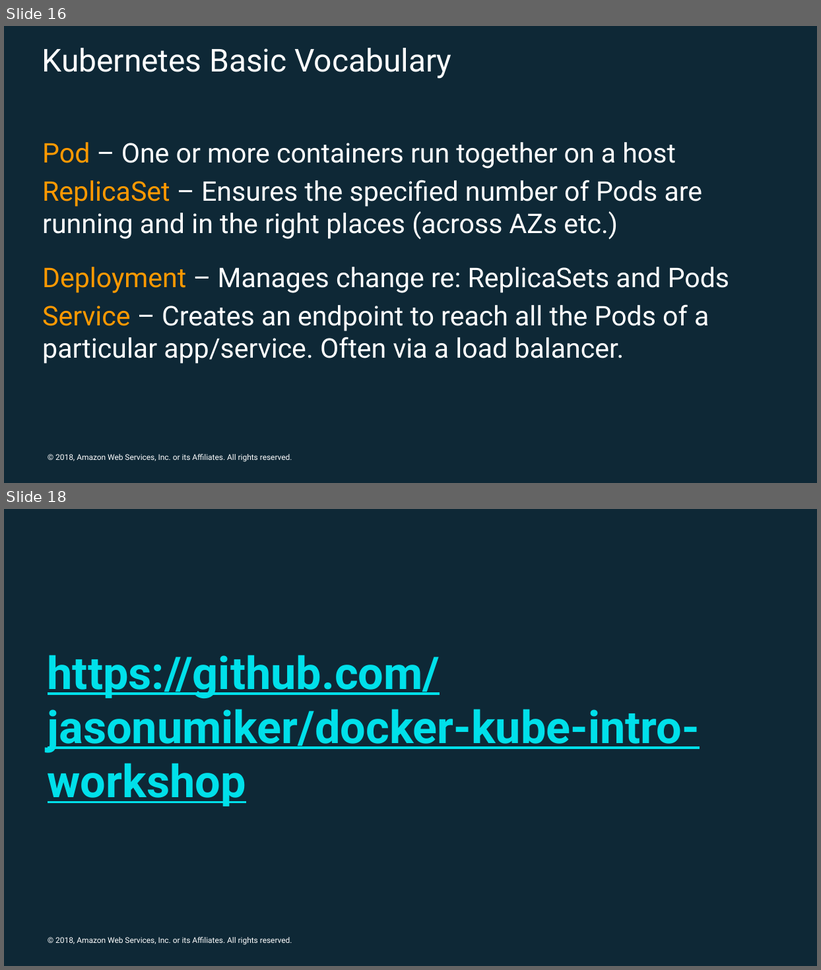
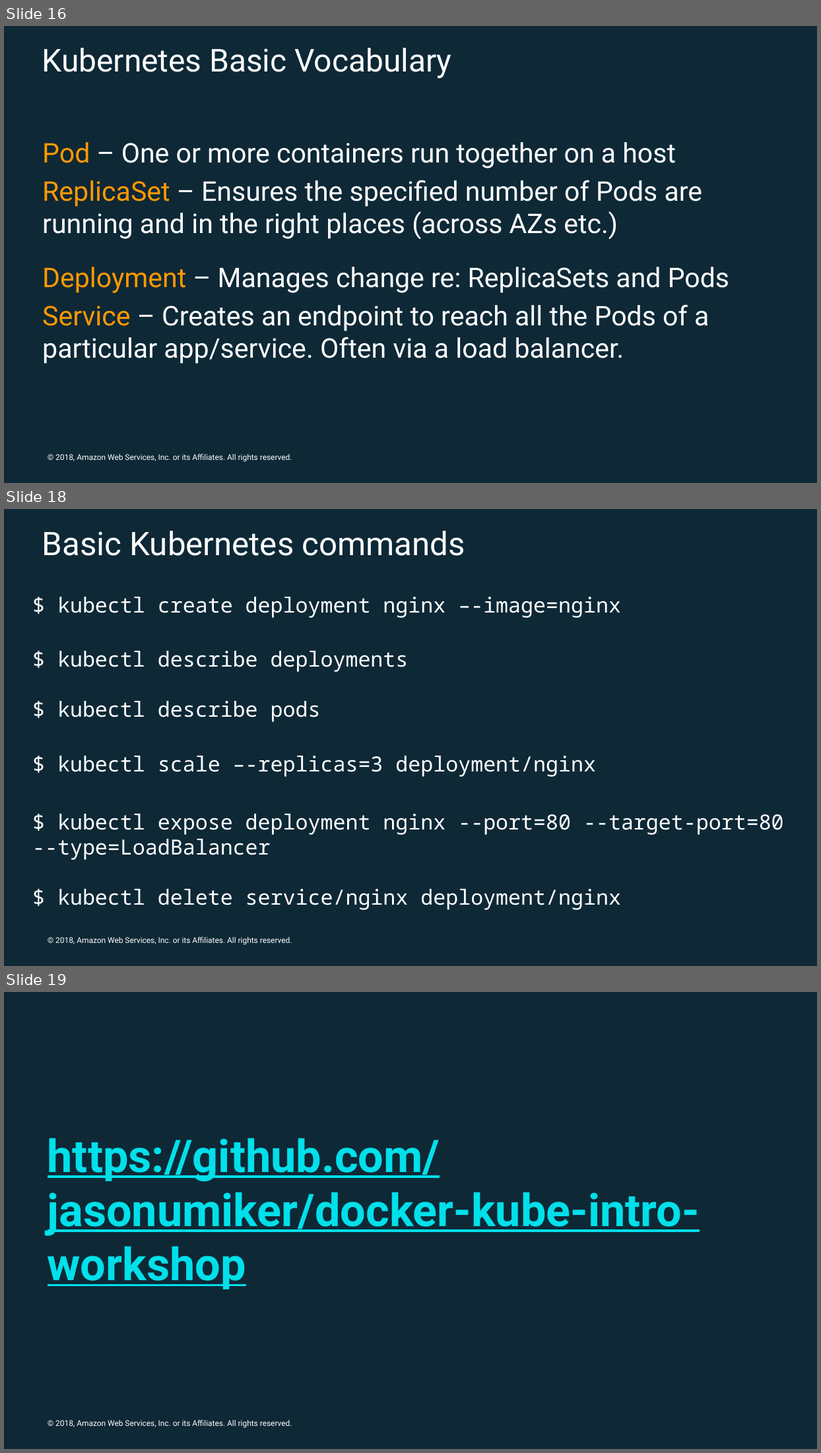
Before and after one commit to jasonumiker/docker-kube-intro-workshop, a slide deck: Intro to Docker and Kubernetes.pptx. Shown one above the other, each under a label of ours: slides 16 and 18 before the commit, slides 16, 18 and 19 after it; the slides between them are not shown. The pictures are 821x970 and 821x1453 pixels, drawn with LibreOffice and Linux fonts; fonts in the diff are those of the drawing; background and template pictures are left out. Boxes give left, top, right and bottom in pixels: in the first picture for what was removed or moved away, otherwise in the second. Text is boxed around its words. In the diff, an @@ line names an element or a change of style, - is before the commit and + after.

```diff
--- a/Intro to Docker and Kubernetes.pptx
+++ b/Intro to Docker and Kubernetes.pptx
@@ slide 18 added at (4,509,817,966), background #FFFFFF; not listed: 2 template elements that a slide beside it also shows @@
@@ title added at (42,531,465,556), 28.8 pt, text #FFFFFF @@
+Basic Kubernetes commands
@@ text added at (32,597,784,910), 18.5 pt, text #FFFFFF @@
+$ kubectl create deployment nginx –-image=nginx
+$ kubectl describe deployments
+$ kubectl describe pods
+$ kubectl scale –-replicas=3 deployment/nginx
+$ kubectl expose deployment nginx --port=80 --target-port=80 --type=LoadBalancer
+$ kubectl delete service/nginx deployment/nginx
@@ what was slide 18 is now slide 19 @@
```
Also in this commit, not shown: 8 other files.
